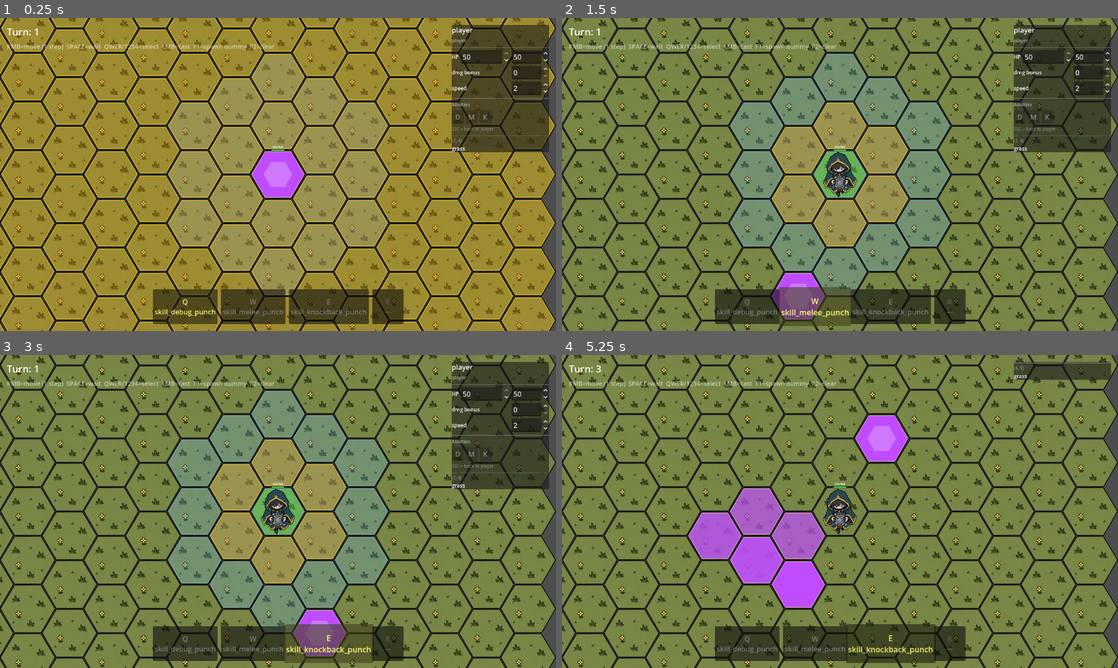
Above: before the commit, frames 1-4 (two rows, left to right).
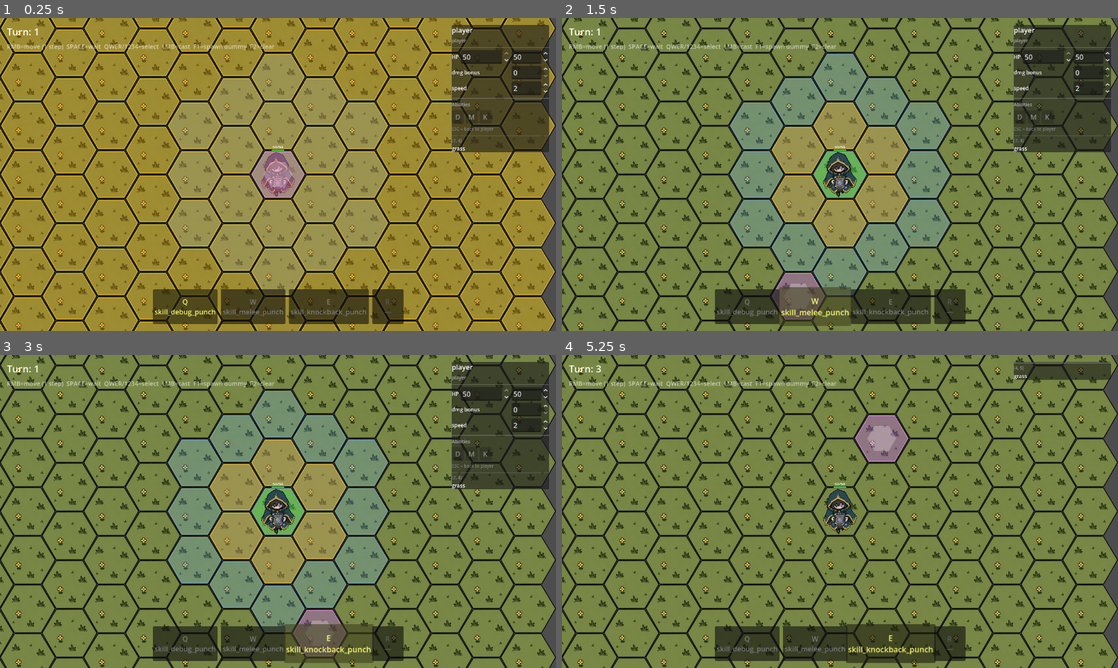
Above: after the commit, the same moments.

Repository: TortikP/GameJamProject
Game: Godot game, scene res://scenes/dev/godmode.tscn
Two runs of this game, one before a commit and one after it. Both use one fixed random seed, a clock stepped at 60 frames per second and the inputs below. This scene is started directly instead of the project's main scene.
Inputs (mouse positions are in pixels of both pictures, inside the frame that each line leads up to):
- Up to frame 1 (0.25 s): no input
- Up to frame 2 (1.5 s): click "Q skill_debug_punch" at 0.5 s; click "W skill_melee_punch" at 1.25 s
- Up to frame 3 (3 s): click "R —" at 2 s; click "E skill_knockback_punch" at 2.75 s
- Up to frame 4 (5.25 s): tap Enter at 3.5, 5 s; move the mouse to (962, 495) at 3.52 s; hold D (hex_move_bottom_right) 3.53-4.25 s; tap S (hex_move_bottom) at 3.6 s; click (962, 495) at 3.67 s; tap Space (wait_turn) at 4.25 s; drag from (728, 527) to (812, 574) at 4.27 s; move the mouse to (895, 442) at 5.02 s; hold D (hex_move_bottom_right) from 5.03 s (still down); hold Space (wait_turn) from 5.03 s (still down)

The runs differ from the first frame. In frame 1, 1.0% of the frame differs, in the area x 45-55%, y 42-58%; in frame 2, 1.0%; in frame 3, 1.0%; in frame 4, 6.3%, in the area x 22-63%, y 19-81%.

Commit message:
fix: zone preview накапливался на тайлах при движении мышью
Причина: _add_hex проверял is_empty() вместо null — после clear_zone_preview()
_zone_polys пуст, поэтому первый полигон уходил в _polys (постоянный слой).
Там он не чистится до полного clear() при смене выбора — отсюда накопление.

Fix 1: сентинел null вместо is_empty() в _add_hex (target_array = null).
Fix 2: free() вместо queue_free() в clear_zone_preview() — мгновенное удаление,
  иначе старые полигоны видны ещё один кадр рядом с новыми.

Diff:
--- a/scripts/presentation/godmode/move_range_overlay.gd
+++ b/scripts/presentation/godmode/move_range_overlay.gd
@@ -37,7 +37,7 @@
 func clear_zone_preview() -> void:
 	for p in _zone_polys:
 		if is_instance_valid(p):
-			p.queue_free()
+			p.free()   # immediate — queue_free() lags one frame, leaves ghost hexes
 	_zone_polys.clear()
 
 
@@ -101,14 +101,14 @@
 		_add_hex(coord, COLOR_ATTACK, COLOR_ATTACK_OUTLINE, 3)
 
 
-func _add_hex(coord: Vector2i, fill: Color, outline: Color, z: int = 2, target_array: Array = []) -> void:
+func _add_hex(coord: Vector2i, fill: Color, outline: Color, z: int = 2, target_array = null) -> void:
 	var poly: Node2D = Node2D.new()
 	poly.position = _grid.tile_map_layer.map_to_local(coord)
 	poly.z_index = z
 	poly.set_meta("fill", fill)
 	poly.set_meta("outline", outline)
 	_grid.add_child(poly)
-	if target_array.is_empty():
+	if target_array == null:
 		_polys.append(poly)
 	else:
 		target_array.append(poly)
